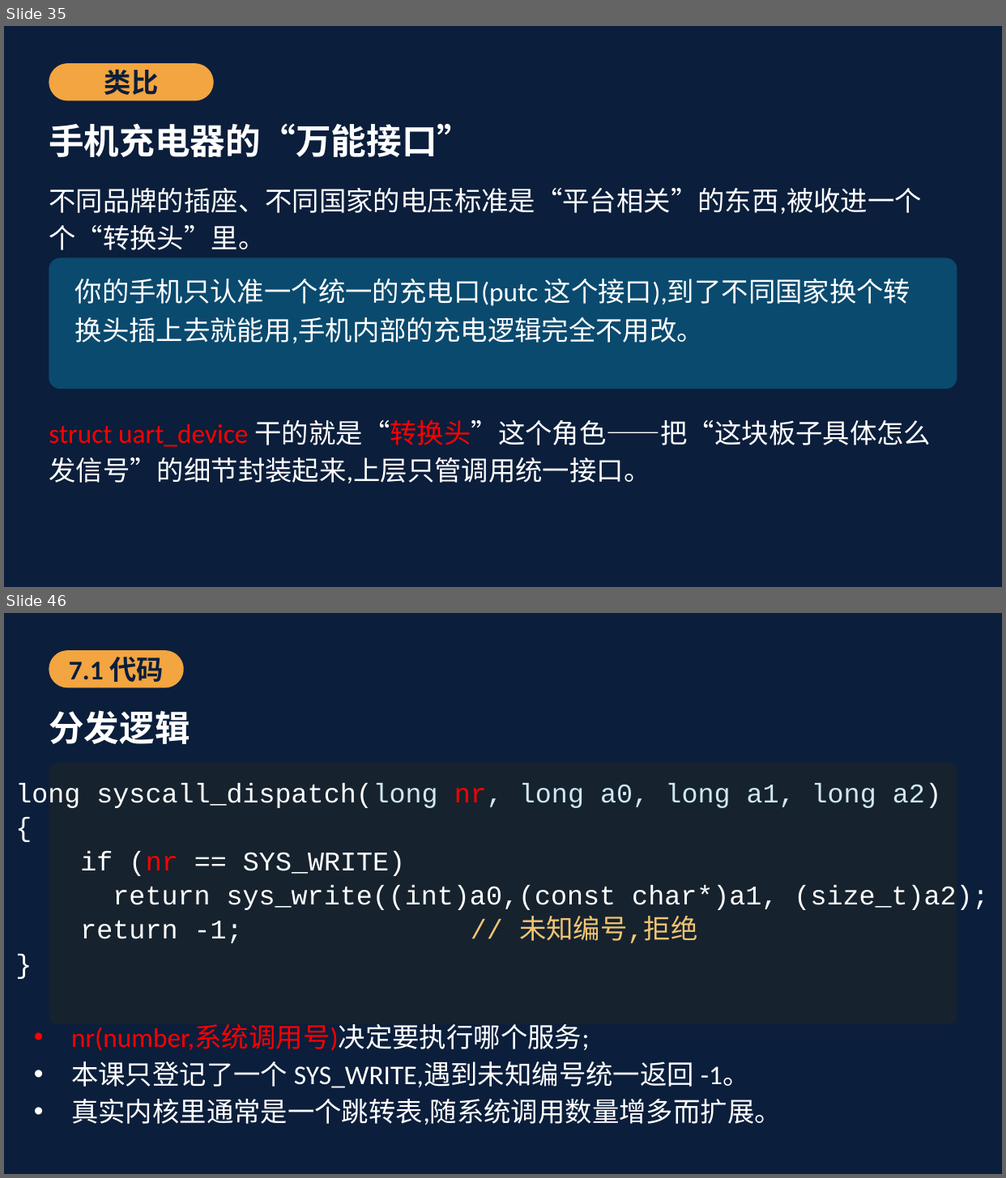
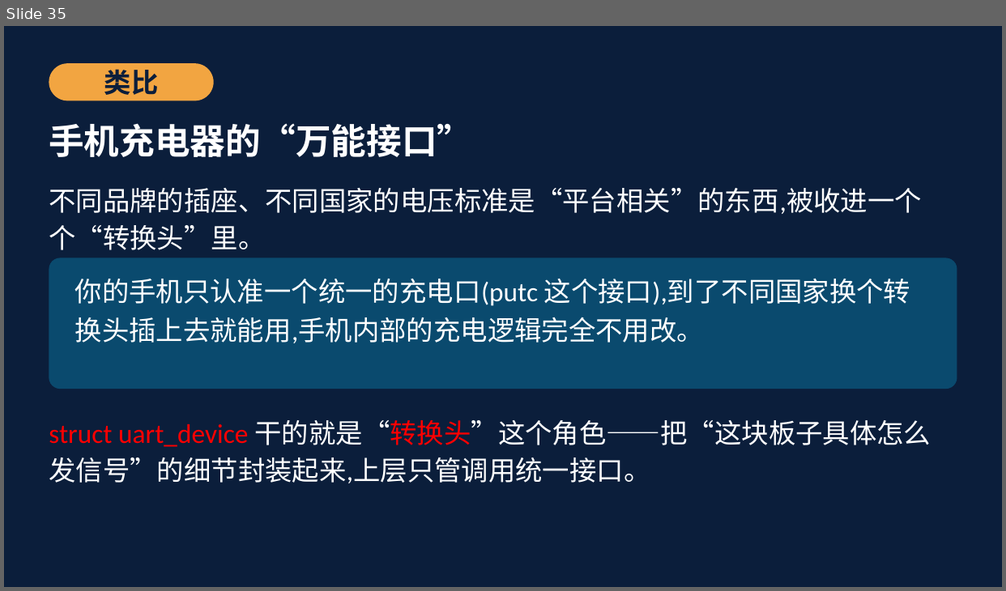
Before and after one commit to cxi218447-byte/miniOS, a slide deck: docs/08/第08次课_UART驱动与sys_write教材PPT.pptx. Shown one above the other, each under a label of ours: slides 35 and 46 before the commit, slide 35 after it; the slides between them are not shown. The pictures are 1006x1178 and 1006x591 pixels, drawn with LibreOffice and Linux fonts; fonts in the diff are those of the drawing. Boxes give left, top, right and bottom in pixels: in the first picture for what was removed or moved away, otherwise in the second. Text is boxed around its words. In the diff, an @@ line names an element or a change of style, - is before the commit and + after.

```diff
--- a/docs/08/第08次课_UART驱动与sys_write教材PPT.pptx
+++ b/docs/08/第08次课_UART驱动与sys_write教材PPT.pptx
@@ slide 46 removed at bbox=[4, 613, 1002, 1174], background #0B1E3B @@
@@ rounded rectangle removed at bbox=[49, 650, 184, 688] @@
@@ text removed at bbox=[69, 657, 164, 682] @@
-7.1 代码
@@ text removed at bbox=[49, 710, 189, 744] @@
-分发逻辑
@@ rounded rectangle removed at bbox=[49, 763, 957, 1024] @@
@@ text removed at bbox=[15, 783, 988, 943] @@
-long syscall_dispatch(long nr, long a0, long a1, long a2)
-{
-if (nr == SYS_WRITE)
-return sys_write((int)a0,(const char*)a1, (size_t)a2);
-return -1; // 未知编号,拒绝
-}
@@ text removed at bbox=[71, 1025, 782, 1125] @@
-• nr(number,系统调用号)决定要执行哪个服务;
-• 本课只登记了一个 SYS_WRITE,遇到未知编号统一返回 -1。
-• 真实内核里通常是一个跳转表,随系统调用数量增多而扩展。
```
Also in this commit, not shown: 16 other slides removed.
